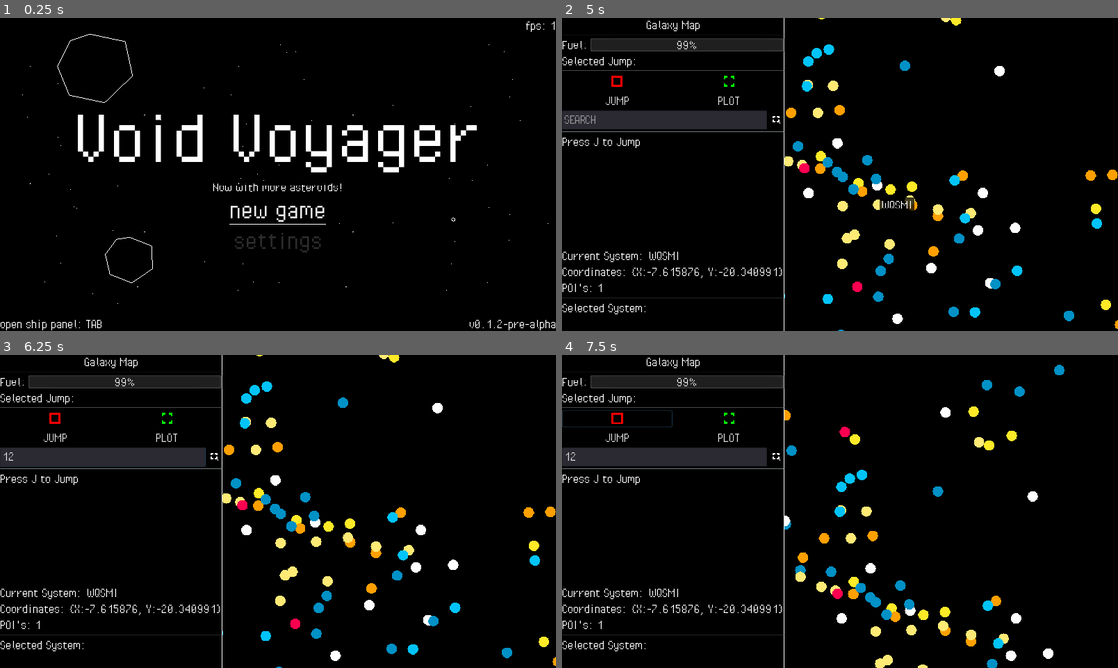
Above: before the commit, frames 1-4 (two rows, left to right).
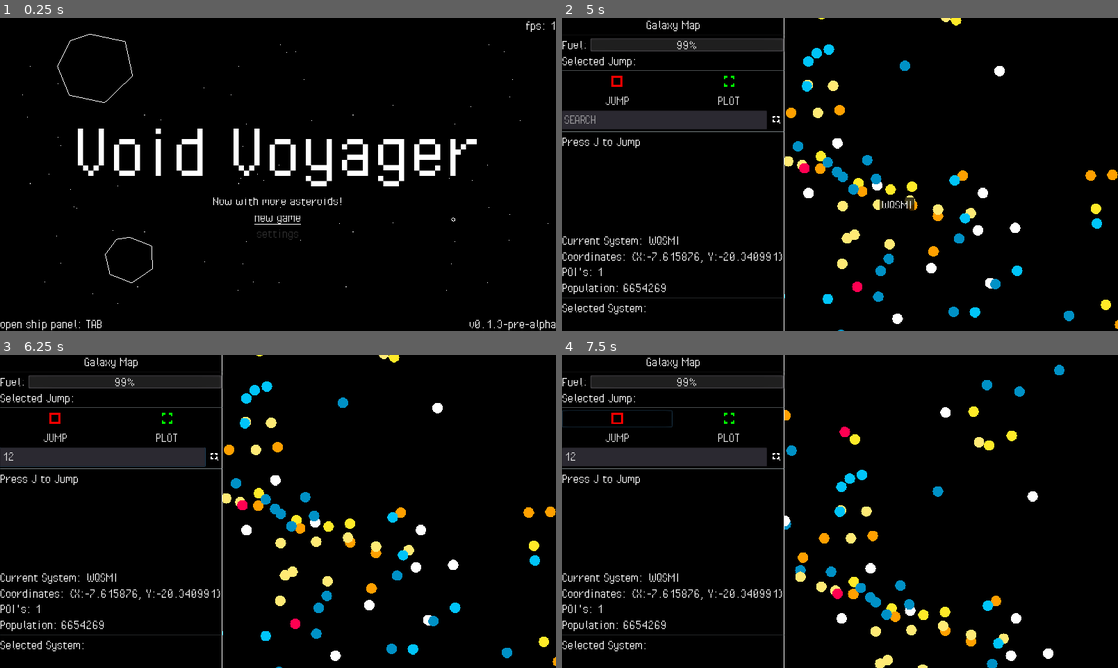
Above: after the commit, the same moments.

Repository: fossqueen/void-voyager-old
Game: Godot game, scene res://main.tscn
Two runs of this game, one before a commit and one after it. Both use one fixed random seed, a clock stepped at 60 frames per second and the inputs below.
Inputs (mouse positions are in pixels of both pictures, inside the frame that each line leads up to):
- Up to frame 1 (0.25 s): no input
- Up to frame 2 (5 s): click "new game" at 0.5 s; drag from (840, 174) to (895, 105) at 1.27 s; tap Enter at 2 s; drag from (728, 190) to (840, 174) at 2.02 s; move the mouse to (895, 105) at 2.77 s; hold D (thrust_right) 2.78-3.5 s; tap J (hyperspace) at 2.85 s; drag from (812, 237) to (673, 127) at 3.52 s; move the mouse to (1006, 221) at 4.27 s; hold A (thrust_left) from 4.28 s (still down); tap Tab (ship_panel) at 4.35 s; tap N (toggle_galaxy_map) at 4.9 s
- Up to frame 3 (6.25 s): release A (thrust_left) at 5 s; click (100, 458) at 5.02 s; type "12" at 5.1 s; click "Diagnostics" at 5.75 s
- Up to frame 4 (7.5 s): click "Inventory" at 6.5 s; click (617, 417) at 7.25 s

The runs differ from the first frame. In frame 1, 4.5% of the frame differs, in the area x 14-91%, y 30-100%; in frame 2, 1.1%; in frame 3, 1.1%; in frame 4, 1.1%.

Commit message:
Space Station Mission Generator | Galaxy Map Upgrade | Asteroid Fix

Diff:
--- a/asteroid/asteroid-belt.gd
+++ b/asteroid/asteroid-belt.gd
@@ -10,9 +10,8 @@
 	var new_spawner = asteroid_spawner.instance()
 
 	new_spawner.radius = Vector2(distance, 0)
-	new_spawner.count = distance / 4
+	new_spawner.count = clamp(distance / 4, 0, 3000) # Capping Belt Count to 3000, trying to optimize ;-;
 	new_spawner.system_belt = true
-
 	add_child(new_spawner)
 
 
--- a/asteroid/asteroid.tscn
+++ b/asteroid/asteroid.tscn
@@ -3,6 +3,7 @@
 [ext_resource path="res://asteroid/asteroid.gd" type="Script" id=1]
 
 [node name="Asteroid" type="RigidBody2D" groups=["asteroid", "radar_objects"]]
+z_index = 1
 collision_layer = 3
 mode = 3
 contacts_reported = 1
--- a/galaxy/galaxy-generator.gd
+++ b/galaxy/galaxy-generator.gd
@@ -29,7 +29,7 @@
 	var rings: bool
 	var moons: bool
 	var moon_type: int = 1
-	var moon_distance = radius * 6
+	var moon_distance = radius * 5
 	var body_distance = distance
 	var type = "Black Hole" if mass > 1500.00 and radius < 150 else "Terrestrial" if mass > 256.00 else "Gas Giant"
 	var random_sub_type = int(rand_range(0, 100))
--- a/global.gd
+++ b/global.gd
@@ -1,7 +1,7 @@
 extends Node
 
 const TITLE: String = "Void Voyager"
-const VERSION: String = "v0.1.2-pre-alpha"
+const VERSION: String = "v0.1.3-pre-alpha"
 
 var player
 var main
--- a/main.gd
+++ b/main.gd
@@ -1,7 +1,7 @@
 extends Node2D
 
 # save file
-var _save := SaveFile.new()
+var _save:= SaveFile.new()
 var _save_exists: bool = false
 
 # galaxy generator
@@ -52,9 +52,9 @@
 	_save.galaxy.galaxy = _galaxy_generator.initialize_galaxy(1024, 1024, 0.67)
 	_save.write_savefile()
 	print("Generated %s star systems" % _save.galaxy.galaxy.size())
-	for system in _save.galaxy.galaxy.size():
-		if Vector2(_save.galaxy.galaxy[system]["Coordinates"]["X"], _save.galaxy.galaxy[system]["Coordinates"]["Y"]).length() < 30:
-			_save.player.current_system = system
+	for star in _save.galaxy.galaxy.size():
+		if Vector2(_save.galaxy.galaxy[star]["Coordinates"]["X"], _save.galaxy.galaxy[star]["Coordinates"]["Y"]).length() < 30:
+			_save.player.current_system = star
 			continue
 
 
--- a/project.godot
+++ b/project.godot
@@ -27,7 +27,7 @@
 "base": "Resource",
 "class": "PlayerSave",
 "language": "GDScript",
-"path": "res://save-resources/player-save.gd"
+"path": "res://save-resources/save-player.gd"
 }, {
 "base": "Reference",
 "class": "SaveFile",
--- a/save-resources/player-save.gd
+++ b/save-resources/save-player.gd
@@ -1,5 +1,5 @@
+class_name PlayerSave
 extends Resource
-class_name PlayerSave
 
 export var display_name: String = "Pilot"
 export var credits: int = 0
--- a/station/station.gd
+++ b/station/station.gd
@@ -1,13 +1,13 @@
 extends Node2D
 
-const STATION_NAME_POOL: Array = ["Barker", "Atlas", "Springfield", "Alyx", "Apoapsis", "Periapsis", "Brendan", "Preston"]
+const STATION_NAME_POOL: Array = ["Barker", "Atlas", "Springfield", "Alyx", "Apoapsis", "Periapsis", "Brendan", "Preston", "Reach", "Light", "Blueshift", "Redshift", "Rousseau", "Locke", "Burke"]
 const STATION_SUFFIX_POOL: Array = ["Orbital", "Dock", "Station", "Terminal", "Port", "Outpost", "Installation", "Colony"]
 const STATION_MAX_HEALTH: int = 1000
 const RADAR_ICON: String = "station"
 
 enum STATE { normal, construction, emergency, repair }
 enum REPUTATION { hostile, disliked, neutral, liked, admired }
-enum SIZE { small, medium, large } # will influence commodity quantites and mission types
+enum SIZE { small, medium, large } # will influence commodity quantites and mission types eventually
 enum MISSION_TYPES { bounty, courier, passenger, source, explore }
 
 var station_name: String
@@ -15,6 +15,86 @@
 export(SIZE) var station_size: int = SIZE.small
 export(STATE) var station_state: int = STATE.normal
 
+onready var ui = $StationUI
+
+var available_missions: Array = []
+
 
 func generate_mission(): # will generate missions based on a number of variables
-	pass
+	randomize()
+	var mission_type = randi() % MISSION_TYPES.size() # randomizes mission type
+	#var mission_type = 0 # comment out, used to test specific mission types
+
+	if mission_type == MISSION_TYPES.bounty:
+		print("Generating bounty mission...")
+
+		var target_quantity = randi() % 10 # random quantity of bounties, could work reputation into this calculation
+
+		var reward = target_quantity * 10000 # hardcoded 10k credits per bounty
+
+		print("Destroy %s pirates. Reward: %s credits." % [target_quantity, reward])
+
+		return{
+			"Type": mission_type,
+			"Title": "Destroy %s pirates." % target_quantity,
+			"Faction": 0, # targets the pirate faction only, could change this for different station factions
+			"Quantity": target_quantity,
+			"Reward": reward,
+		}
+
+	if mission_type == MISSION_TYPES.courier:
+		print("Generating courier mission...")
+		return{
+			"Title": "Courier Job",
+			"Reward": "0 credits",
+		}
+
+	if mission_type == MISSION_TYPES.passenger:
+		print("Generating passenger mission...")
+		return{
+			"Title": "Passenger Request",
+			"Reward": "0 credits",
+		}
+
+	if mission_type == MISSION_TYPES.source:
+		print("Generating source mission...")
+
+		var BASE_REWARD: int = 10
+
+		var valid_items = [] # randomly selects target item based on allowed types
+		for item in Items.DATABASE:
+			if Items.DATABASE[item]["Type"] == Items.ITEM_TYPE.MINERAL: # for example, this function only selects mineral items
+				valid_items.append(item)
+		var target_item = valid_items[randi() % valid_items.size()]
+
+		var target_quantity = randi() % 20 # randomly selects a quantity to source, hardcoded to 20 max temporarily
+
+		var reward = BASE_REWARD * target_quantity * Items.DATABASE[target_item]["Cost"] # reward based on quantity and cost of item
+
+		print("Source %s units of %s. Reward: %s credits." % [target_quantity , Items.DATABASE[target_item]["Name"], reward])
+
+		return {
+			"Type": mission_type,
+			"Title": "Source %s units of %s." % [Items.DATABASE[target_item]["Name"], target_quantity],
+			"Item": target_item,
+			"Quantity": target_quantity,
+			"Reward": reward,
+		}
+
+	if mission_type == MISSION_TYPES.explore:
+		print("Generating exploration mission...")
+		return{
+			"Title": "Exploration Contract",
+			"Reward": "0 credits",
+		}
+
+
+func _ready():
+	var count = 10
+	while count > 0:
+		var new_mission = generate_mission()
+		available_missions.append(new_mission)
+		count -= 1
+
+	ui.available_missions = available_missions
+	ui.refresh_missions()
--- a/station/station.tscn
+++ b/station/station.tscn
@@ -1,6 +1,9 @@
-[gd_scene load_steps=2 format=2]
+[gd_scene load_steps=3 format=2]
 
 [ext_resource path="res://station/station.gd" type="Script" id=1]
+[ext_resource path="res://station/ui/station-ui.tscn" type="PackedScene" id=2]
 
 [node name="Station" type="Node2D" groups=["station"]]
 script = ExtResource( 1 )
+
+[node name="StationUI" parent="." instance=ExtResource( 2 )]
--- /dev/null
+++ b/station/ui/market.gd
@@ -0,0 +1,10 @@
+extends HBoxContainer
+
+onready var commodities_list = $Scroll/Commodities
+
+func _ready():
+	for item in Items.DATABASE:
+		var new_button = Button.new()
+		new_button.text = Items.DATABASE[item]["Name"]
+		new_button.size_flags_horizontal = 0
+		commodities_list.add_child(new_button)
--- /dev/null
+++ b/station/ui/mission.gd
@@ -0,0 +1,8 @@
+extends VBoxContainer
+
+var title: String
+var reward: String
+
+func _ready():
+	$Details/Title.text = title
+	$Details/Reward.text = reward
--- /dev/null
+++ b/station/ui/mission.tscn
@@ -0,0 +1,56 @@
+[gd_scene load_steps=5 format=2]
+
+[ext_resource path="res://ui/theme/fonts/PixelOperator.ttf" type="DynamicFontData" id=1]
+[ext_resource path="res://station/ui/mission.gd" type="Script" id=2]
+
+[sub_resource type="DynamicFont" id=3]
+size = 36
+font_data = ExtResource( 1 )
+
+[sub_resource type="DynamicFont" id=4]
+size = 32
+font_data = ExtResource( 1 )
+
+[node name="Mission" type="VBoxContainer"]
+margin_right = 1216.0
+margin_bottom = 81.0
+script = ExtResource( 2 )
+
+[node name="Details" type="HBoxContainer" parent="."]
+margin_right = 1216.0
+margin_bottom = 37.0
+
+[node name="Title" type="Label" parent="Details"]
+margin_right = 673.0
+margin_bottom = 37.0
+custom_fonts/font = SubResource( 3 )
+text = "Mission Title | Ex. \"Source 3 units of Platinum.\""
+valign = 1
+
+[node name="Reward" type="Label" parent="Details"]
+margin_left = 677.0
+margin_top = 2.0
+margin_right = 1216.0
+margin_bottom = 34.0
+size_flags_horizontal = 3
+custom_fonts/font = SubResource( 4 )
+text = "Reward: 15,000c"
+align = 2
+valign = 1
+
+[node name="Choice" type="HBoxContainer" parent="."]
+margin_top = 41.0
+margin_right = 1216.0
+margin_bottom = 61.0
+alignment = 1
+
+[node name="Accept" type="Button" parent="Choice"]
+margin_left = 587.0
+margin_right = 629.0
+margin_bottom = 20.0
+text = "View"
+
+[node name="Separator" type="HSeparator" parent="."]
+margin_top = 65.0
+margin_right = 1216.0
+margin_bottom = 69.0
--- /dev/null
+++ b/station/ui/station-ui.gd
@@ -0,0 +1,14 @@
+extends CanvasLayer
+
+onready var mission_scene = load("res://station/ui/mission.tscn")
+
+onready var available_missions_list = $Margin/Body/Missions/Available/Scroll/List
+
+var available_missions = []
+
+func refresh_missions():
+	for contract in available_missions:
+		var new_mission = mission_scene.instance()
+		new_mission.title = contract["Title"]
+		new_mission.reward = str(contract["Reward"]) + " credits"
+		available_missions_list.add_child(new_mission)
--- /dev/null
+++ b/station/ui/station-ui.tscn
@@ -0,0 +1,242 @@
+[gd_scene load_steps=9 format=2]
+
+[ext_resource path="res://ui/theme/fonts/PixelOperator.ttf" type="DynamicFontData" id=1]
+[ext_resource path="res://ui/theme/ui_theme.tres" type="Theme" id=2]
+[ext_resource path="res://station/ui/market.gd" type="Script" id=3]
+[ext_resource path="res://station/ui/station-ui.gd" type="Script" id=4]
+
+[sub_resource type="StyleBoxFlat" id=1]
+bg_color = Color( 0, 0, 0, 1 )
+border_width_left = 1
+border_width_top = 1
+border_width_right = 1
+border_width_bottom = 1
+border_color = Color( 1, 1, 1, 1 )
+expand_margin_left = 1.0
+expand_margin_right = 1.0
+expand_margin_top = 1.0
+expand_margin_bottom = 1.0
+
+[sub_resource type="DynamicFont" id=2]
+size = 32
+font_data = ExtResource( 1 )
+
+[sub_resource type="DynamicFont" id=5]
+size = 32
+font_data = ExtResource( 1 )
+
+[sub_resource type="DynamicFont" id=6]
+size = 32
+font_data = ExtResource( 1 )
+
+[node name="StationUI" type="CanvasLayer"]
+script = ExtResource( 4 )
+
+[node name="Margin" type="MarginContainer" parent="."]
+anchor_right = 1.0
+anchor_bottom = 1.0
+margin_left = 32.0
+margin_top = 32.0
+margin_right = -32.0
+margin_bottom = -32.0
+theme = ExtResource( 2 )
+
+[node name="Panel" type="Panel" parent="Margin"]
+margin_right = 1216.0
+margin_bottom = 656.0
+custom_styles/panel = SubResource( 1 )
+
+[node name="Body" type="VBoxContainer" parent="Margin"]
+margin_right = 1216.0
+margin_bottom = 656.0
+
+[node name="StationName" type="Label" parent="Margin/Body"]
+margin_right = 1216.0
+margin_bottom = 64.0
+text = "Station Name"
+align = 1
+valign = 1
+
+[node name="StationGreeting" type="Label" parent="Margin/Body"]
+margin_top = 68.0
+margin_right = 1216.0
+margin_bottom = 100.0
+custom_fonts/font = SubResource( 2 )
+text = "Station Greeting | Ex. \"Welcome, pilot!\""
+align = 1
+valign = 1
+
+[node name="Tabs" type="HBoxContainer" parent="Margin/Body"]
+margin_top = 104.0
+margin_right = 1216.0
+margin_bottom = 136.0
+
+[node name="Button" type="Button" parent="Margin/Body/Tabs"]
+margin_right = 402.0
+margin_bottom = 32.0
+size_flags_horizontal = 3
+text = "Shipyard"
+
+[node name="Button2" type="Button" parent="Margin/Body/Tabs"]
+margin_left = 406.0
+margin_right = 809.0
+margin_bottom = 32.0
+size_flags_horizontal = 3
+text = "Commodities Market"
+
+[node name="Button3" type="Button" parent="Margin/Body/Tabs"]
+margin_left = 813.0
+margin_right = 1216.0
+margin_bottom = 32.0
+size_flags_horizontal = 3
+text = "Missions"
+
+[node name="HSeparator" type="HSeparator" parent="Margin/Body"]
+margin_top = 140.0
+margin_right = 1216.0
+margin_bottom = 144.0
+
+[node name="Market" type="HBoxContainer" parent="Margin/Body"]
+visible = false
+margin_top = 148.0
+margin_right = 1216.0
+margin_bottom = 656.0
+size_flags_vertical = 3
+script = ExtResource( 3 )
+
+[node name="Scroll" type="ScrollContainer" parent="Margin/Body/Market"]
+margin_right = 606.0
+margin_bottom = 508.0
+size_flags_horizontal = 3
+size_flags_vertical = 3
+
+[node name="Commodities" type="VBoxContainer" parent="Margin/Body/Market/Scroll"]
+margin_right = 606.0
+margin_bottom = 508.0
+size_flags_horizontal = 3
+size_flags_vertical = 3
+custom_constants/separation = 8
+
+[node name="Cart" type="MarginContainer" parent="Margin/Body/Market"]
+margin_left = 610.0
+margin_right = 1216.0
+margin_bottom = 508.0
+size_flags_horizontal = 3
+size_flags_vertical = 3
+
+[node name="Missions" type="VBoxContainer" parent="Margin/Body"]
+margin_top = 148.0
+margin_right = 1216.0
+margin_bottom = 656.0
+size_flags_vertical = 3
+
+[node name="Tabs" type="HBoxContainer" parent="Margin/Body/Missions"]
+margin_right = 1216.0
+margin_bottom = 32.0
+
+[node name="ActiveLabel" type="Label" parent="Margin/Body/Missions/Tabs"]
+modulate = Color( 0.439216, 0.439216, 0.439216, 1 )
+margin_right = 606.0
+margin_bottom = 32.0
+size_flags_horizontal = 3
+custom_fonts/font = SubResource( 5 )
+text = "Active Missions:"
+align = 1
+uppercase = true
+
+[node name="AvailableLabel" type="Label" parent="Margin/Body/Missions/Tabs"]
+margin_left = 610.0
+margin_right = 1216.0
+margin_bottom = 32.0
+size_flags_horizontal = 3
+custom_fonts/font = SubResource( 5 )
+text = "Available Missions:"
+align = 1
+uppercase = true
+
+[node name="HSeparator" type="HSeparator" parent="Margin/Body/Missions"]
+margin_top = 36.0
+margin_right = 1216.0
+margin_bottom = 40.0
+
+[node name="Active" type="ScrollContainer" parent="Margin/Body/Missions"]
+visible = false
+margin_top = 36.0
+margin_right = 1216.0
+margin_bottom = 270.0
+size_flags_vertical = 3
+
+[node name="List" type="VBoxContainer" parent="Margin/Body/Missions/Active"]
+margin_right = 1216.0
+size_flags_horizontal = 3
+
+[node name="Available" type="HBoxContainer" parent="Margin/Body/Missions"]
+margin_top = 44.0
+margin_right = 1216.0
+margin_bottom = 508.0
+size_flags_vertical = 3
+
+[node name="Scroll" type="ScrollContainer" parent="Margin/Body/Missions/Available"]
+margin_right = 606.0
+margin_bottom = 464.0
+size_flags_horizontal = 3
+size_flags_vertical = 3
+
+[node name="List" type="VBoxContainer" parent="Margin/Body/Missions/Available/Scroll"]
+margin_right = 606.0
+margin_bottom = 464.0
+size_flags_horizontal = 3
+size_flags_vertical = 3
+
+[node name="ViewMission" type="VBoxContainer" parent="Margin/Body/Missions/Available"]
+margin_left = 610.0
+margin_right = 1216.0
+margin_bottom = 464.0
+size_flags_horizontal = 3
+custom_constants/separation = 8
+alignment = 2
+
+[node name="HSeparator" type="HSeparator" parent="Margin/Body/Missions/Available/ViewMission"]
+margin_top = 305.0
+margin_right = 606.0
+margin_bottom = 309.0
+
+[node name="Details" type="Label" parent="Margin/Body/Missions/Available/ViewMission"]
+margin_top = 317.0
+margin_right = 606.0
+margin_bottom = 384.0
+size_flags_vertical = 0
+custom_fonts/font = SubResource( 6 )
+text = "Salutations Pilot! We need you to deliver 48 tons of poop to the poop dimension. Will ya do it?"
+valign = 2
+autowrap = true
+
+[node name="Reward" type="Label" parent="Margin/Body/Missions/Available/ViewMission"]
+margin_top = 392.0
+margin_right = 606.0
+margin_bottom = 424.0
+size_flags_vertical = 0
+custom_fonts/font = SubResource( 6 )
+text = "Reward: 10 credits"
+align = 2
+valign = 2
+autowrap = true
+
+[node name="Choices" type="HBoxContainer" parent="Margin/Body/Missions/Available/ViewMission"]
+margin_top = 432.0
+margin_right = 606.0
+margin_bottom = 464.0
+custom_constants/separation = 64
+alignment = 1
+
+[node name="Button" type="Button" parent="Margin/Body/Missions/Available/ViewMission/Choices"]
+margin_left = 185.0
+margin_right = 267.0
+margin_bottom = 32.0
+text = "Accept"
+
+[node name="Button2" type="Button" parent="Margin/Body/Missions/Available/ViewMission/Choices"]
+margin_left = 331.0
+margin_right = 421.0
+margin_bottom = 32.0
+text = "Decline"
--- a/ui/galaxy-map/galaxy-map.gd
+++ b/ui/galaxy-map/galaxy-map.gd
@@ -43,8 +43,8 @@
 	$InfoBox/List/SelectedDistance/Distance.add_color_override("font_color", Color.green if selected_system and player_system_position.distance_to(Vector2(selected_system["Coordinates"]["X"], selected_system["Coordinates"]["Y"])) * 2 <= Global.player.jump_range else Color.red)
 
 	$InfoBox/List/CurrentSystem/SystemName.text = Global.current_system["Name"]
-	$InfoBox/List/CurrentDetails/Details.text = "Coordinates: " + str(player_system["Coordinates"]) + "\nPOI's: " + str(player_system["Objects"].size())
-	$InfoBox/List/SelectedDetails/Details.text = "Coordinates: " + str(selected_system["Coordinates"]) + "\nPOI's: " + str(selected_system["Objects"].size()) if selected_system else ""
+	$InfoBox/List/CurrentDetails/Details.text = "Coordinates: " + str(player_system["Coordinates"]) + "\nPOI's: " + str(player_system["Objects"].size()) + "\nPopulation: " + str(player_system["Population"])
+	$InfoBox/List/SelectedDetails/Details.text = "Coordinates: " + str(selected_system["Coordinates"]) + "\nPOI's: " + str(selected_system["Objects"].size()) + "\nPopulation: " + str(selected_system["Population"]) if selected_system else ""
 	player_system_position = Vector2(player_system["Coordinates"]["X"], player_system["Coordinates"]["Y"])
 	player_system = Global.save.galaxy.galaxy[Global.save.player.current_system]
 	$InfoBox/List/Fuel/ProgressBar.value = Global.player.ship.fuel
--- a/ui/galaxy-map/system-plot.gd
+++ b/ui/galaxy-map/system-plot.gd
@@ -31,13 +31,7 @@
 		color = Color(1.00, 0.00, 0.32)
 
 func _on_ClickRegion_mouse_entered():
-	var player_system = Global.save.galaxy.galaxy[Global.save.player.current_system]
-	var player_system_position = Vector2(player_system["Coordinates"]["X"], player_system["Coordinates"]["Y"])
-	var system_position = Vector2(system["Coordinates"]["X"], system["Coordinates"]["Y"])
-	#print(system["Name"])
-	#print("Points of interest: " + str(system["Objects"].size()))
-	#print("Distance from current position: " + str(int(player_system_position.distance_to(system_position)) * 2) + " ly")
-
+	pass
 
 func _on_ClickRegion_mouse_exited():
 	pass
--- a/ui/ship-panel/inventory-list.gd
+++ b/ui/ship-panel/inventory-list.gd
@@ -4,8 +4,6 @@
 
 func _ready():
 	for item_unique_id in Global.save.player.inventory.items:
-		print("wow")
 		var new_item = item_scene.instance()
 		add_child(new_item)
-		print("yo")
 		new_item.set_labels(item_unique_id, Global.save.player.inventory.get_amount(item_unique_id))
--- a/ui/theme/ui_theme.tres
+++ b/ui/theme/ui_theme.tres
@@ -1,6 +1,11 @@
-[gd_resource type="Theme" load_steps=9 format=2]
+[gd_resource type="Theme" load_steps=10 format=2]
 
 [ext_resource path="res://ui/theme/fonts/PixelOperator.ttf" type="DynamicFontData" id=1]
+
+[sub_resource type="DynamicFont" id=8]
+size = 32
+use_mipmaps = true
+font_data = ExtResource( 1 )
 
 [sub_resource type="StyleBoxFlat" id=6]
 bg_color = Color( 0, 0, 0, 1 )
@@ -34,6 +39,7 @@
 
 [resource]
 default_font = SubResource( 1 )
+Button/fonts/font = SubResource( 8 )
 Button/styles/disabled = SubResource( 6 )
 Button/styles/focus = SubResource( 5 )
 Button/styles/hover = SubResource( 3 )
